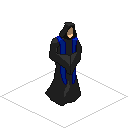
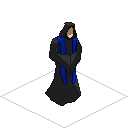
The second 128×128 image is a revision of the first. Changes to its layers:
painted on "9-highlights" over [left=64, top=72, right=81, bottom=97]
